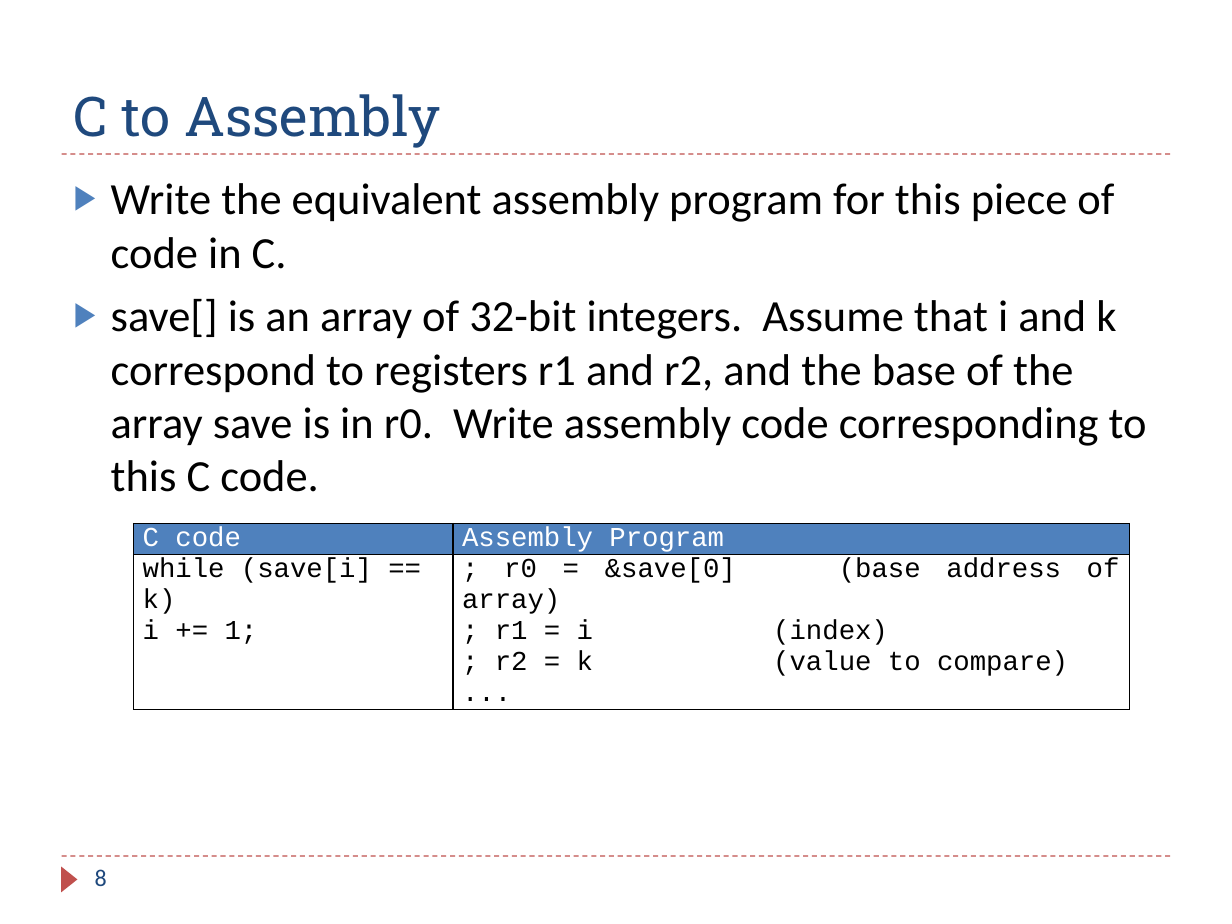
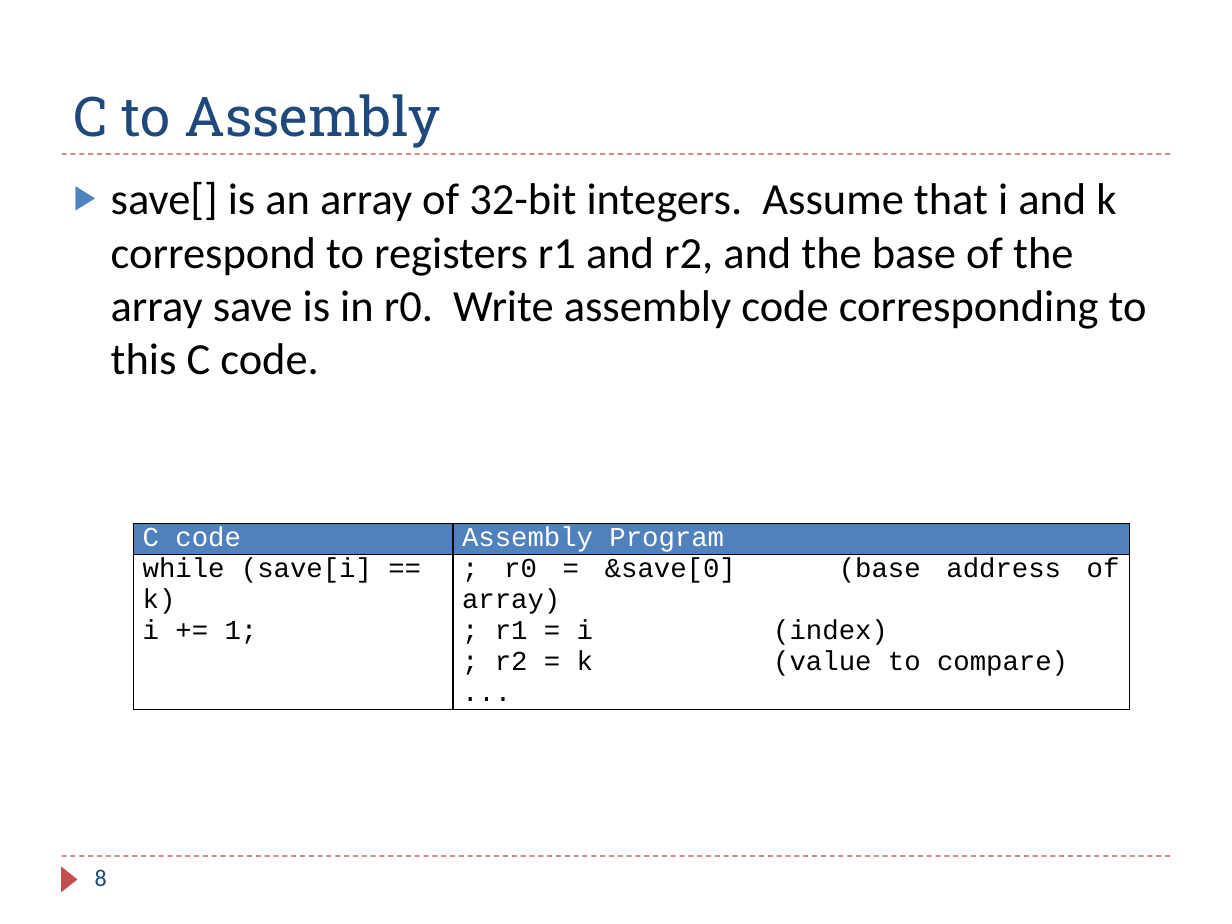
Before and after one commit to guhofstra/CSC111Fa25, a slide deck: slide 8 of PPTs/Ch6_ARM_Control_Flow_Exercises_ANS.pptx. Drawn at 1232x924 pixels with LibreOffice and Linux fonts; fonts in the diff are those of the drawing. Boxes give left, top, right and bottom in pixels: in the first picture for what was removed or moved away, otherwise in the second. Text is boxed around its words. In the diff, an @@ line names an element or a change of style, - is before the commit and + after.

```diff
--- a/PPTs/Ch6_ARM_Control_Flow_Exercises_ANS.pptx
+++ b/PPTs/Ch6_ARM_Control_Flow_Exercises_ANS.pptx
@@ text at (111,183,1114,269): paragraph removed @@
-▶ Write the equivalent assembly program for this piece of code in C.
```
Also in this commit, not shown: 9 other slides changed, 1 slide added, 4 other files.
